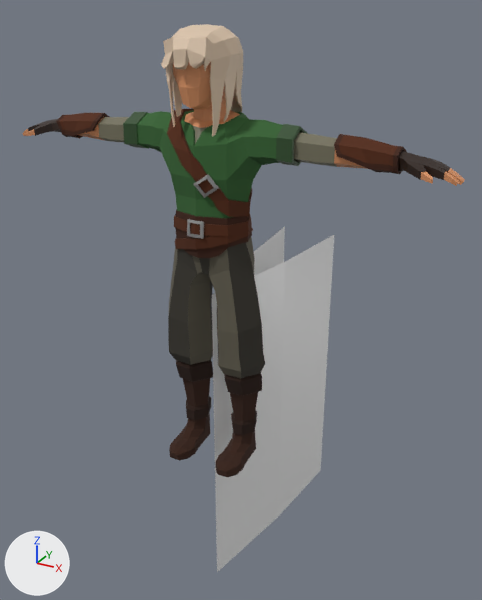
The FBX model Assets/!/FBX/Player/FBX_Player.fbx as it was, and as the next commit left it.
Camera for both pictures: a 50 mm camera at (1.4, -2.28, 1.95) aimed at (-0.08, 0.42, 0.6). Lighting does not change. The marker at lower left points along +X, +Y and +Z. Where no turn or scale is listed for an object, it has been applied to the vertices.

In view in the first picture: 'BELT', 'Slash', 'body', 'boots.001', 'chest_belt', 'face', 'forearm_cover', 'gloves', 'hair', 'pants.002', 'shirt.001', 'shirt_under'.
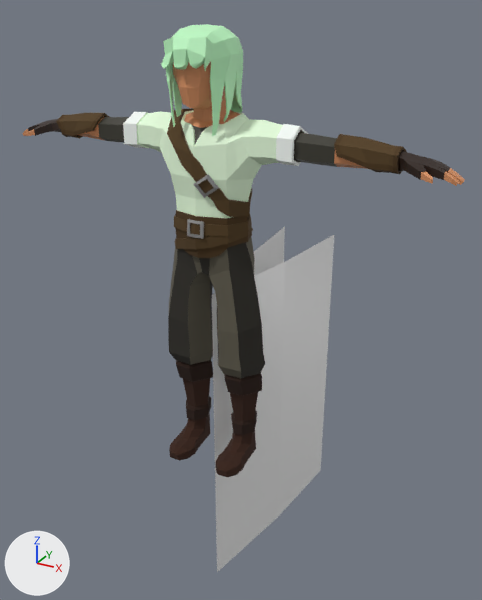
Pixel boxes (x1, y1, x2, y2) of what changed, in the pictures (482 x 600 px):
'shirt.001', recoloured (green to white): (123, 111, 307, 218) in both
'hair', recoloured (beige to green): (161, 24, 243, 136) in both
'shirt_under', recoloured: (98, 117, 337, 167) in both

The change in detail:
Material 'Hair.001' (mat_hair_001) changes colour from beige #dfc7ad to green #c1ffc7; in linear values from (0.738, 0.571, 0.418) to (0.536, 1.0, 0.572).
Material 'shirt_under' (mat_shirt_under) changes colour from dark yellow #736f5b to black #38362c; in linear values from (0.171, 0.16, 0.105) to (0.0396, 0.0373, 0.0257).
Material 'shirt' (mat_shirt) changes colour from dark green #366333 to white #e8ffdf; in linear values from (0.0368, 0.125, 0.0336) to (0.809, 1.0, 0.739).
Material 'shirt2' (mat_shirt2) changes colour from dark green #2d4b29 to white #f9fffb; in linear values from (0.0263, 0.0709, 0.022) to (0.95, 1.0, 0.962).
